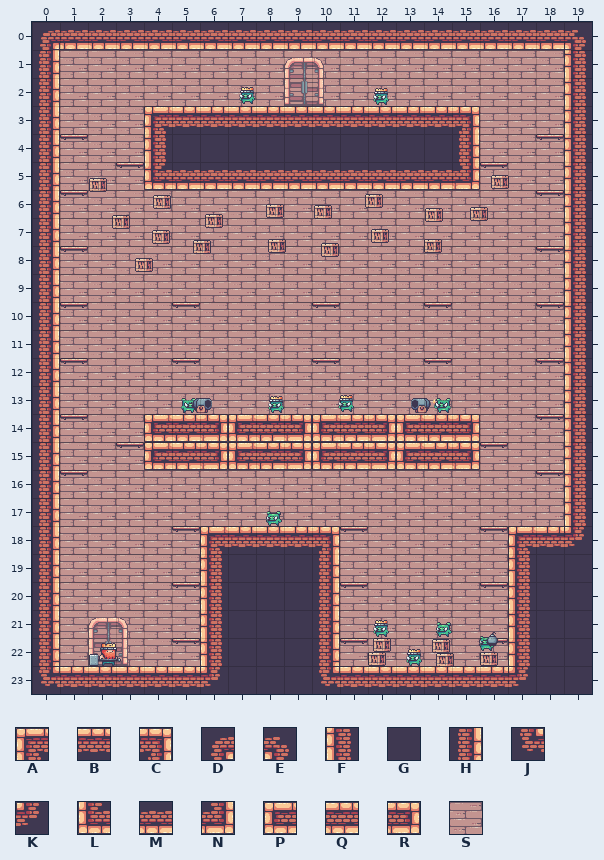
Tiled map -- assets/map/map8.tmx. The first picture shows the starting point.
Cells are 32x32 px. Shown: x 0..19, y 0..23.
Key: from "mapTileset": A 33, B 34, C 35, D 39, E 40, F 65, G 66, H 67, J 71, K 72, L 97, M 98, N 99, P 161, Q 162, R 163, S 258.
_ is an empty cell.
Layers that did not change in this view are not listed.
Layer "background" before, first column x 0:
 0 DMMMMMMMMMMMMMMMMMME
 1 HSSSSSSSSSSSSSSSSSSF
 2 HSSSSSSSSSSSSSSSSSSF
 3 HSSSABBBBBBBBBBCSSSF
 4 HSSSFGGGGGGGGGGHSSSF
 5 HSSSLMMMMMMMMMMNSSSF
 6 HSSSSSSSSSSSSSSSSSSF
 7 HSSSSSSSSSSSSSSSSSSF
 8 HSSSSSSSSSSSSSSSSSSF
 9 HSSSSSSSSSSSSSSSSSSF
10 HSSSSSSSSSSSSSSSSSSF
11 HSSSSSSSSSSSSSSSSSSF
12 HSSSSSSSSSSSSSSSSSSF
13 HSSSSSSSSSSSSSSSSSSF
14 HSSSPQRPQRPQRPQRSSSF
15 HSSSPQRPQRPQRPQRSSSF
16 HSSSSSSSSSSSSSSSSSSF
17 HSSSSSSSSSSSSSSSSSSF
18 HSSSSSABBBCSSSSSSABK
19 HSSSSSFGGGHSSSSSSFGG
20 HSSSSSFGGGHSSSSSSFGG
21 HSSSSSFGGGHSSSSSSFGG
22 HSSSSSFGGGHSSSSSSFGG
23 JBBBBBKGGGJBBBBBBKGG
The result:
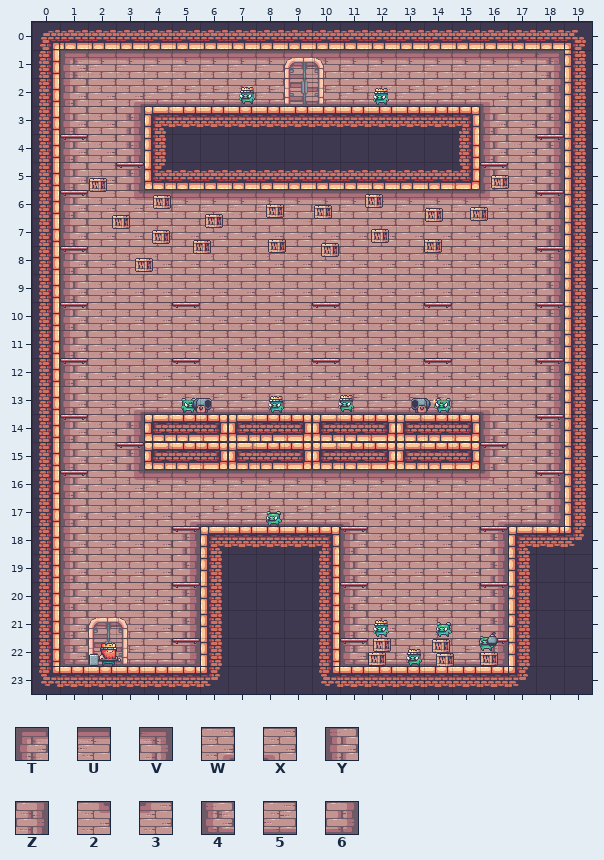
Further tiles: from "mapTileset": T 225, U 226, V 227, W 231, X 232, Y 257, Z 259, 2 263, 3 264, 4 289, 5 290, 6 291.
What changed:
Layer "background":
y 1: x 1..18 SSSSSSSSSSSSSSSSSS -> TUUUUUUUUUUUUUUUUV
y 2: x 1 S -> Y; x 3..8 SSSSSS -> W55555; x 10..16 SSSSSSS -> 555555X; x 18 S -> Z
y 3..5: x 1 S -> Y; x 3 S -> Z; x 16 S -> Y; x 18 S -> Z
y 6: x 1 S -> Y; x 3..16 SSSSSSSSSSSSSS -> 2UUUUUUUUUUUU3; x 18 S -> Z
y 7..12: x 1 S -> Y; x 18 S -> Z
y 13: x 1 S -> Y; x 3..16 SSSSSSSSSSSSSS -> W555555555555X; x 18 S -> Z
y 14..15: x 1 S -> Y; x 3 S -> Z; x 16 S -> Y; x 18 S -> Z
y 16: x 1 S -> Y; x 3..16 SSSSSSSSSSSSSS -> 2UUUUUUUUUUUU3; x 18 S -> Z
y 17: x 1 S -> Y; x 5..11 SSSSSSS -> W55555X; x 16..18 SSS -> W56
y 18..21: x 1 S -> Y; x 5 S -> Z; x 11 S -> Y; x 16 S -> Z
y 22: x 1 S -> 4; x 3..5 SSS -> 556; x 11..16 SSSSSS -> 455556
Changed places in both pictures, as pixel boxes (x1, y1, x2, y2):
changed: (60, 51, 564, 666)
